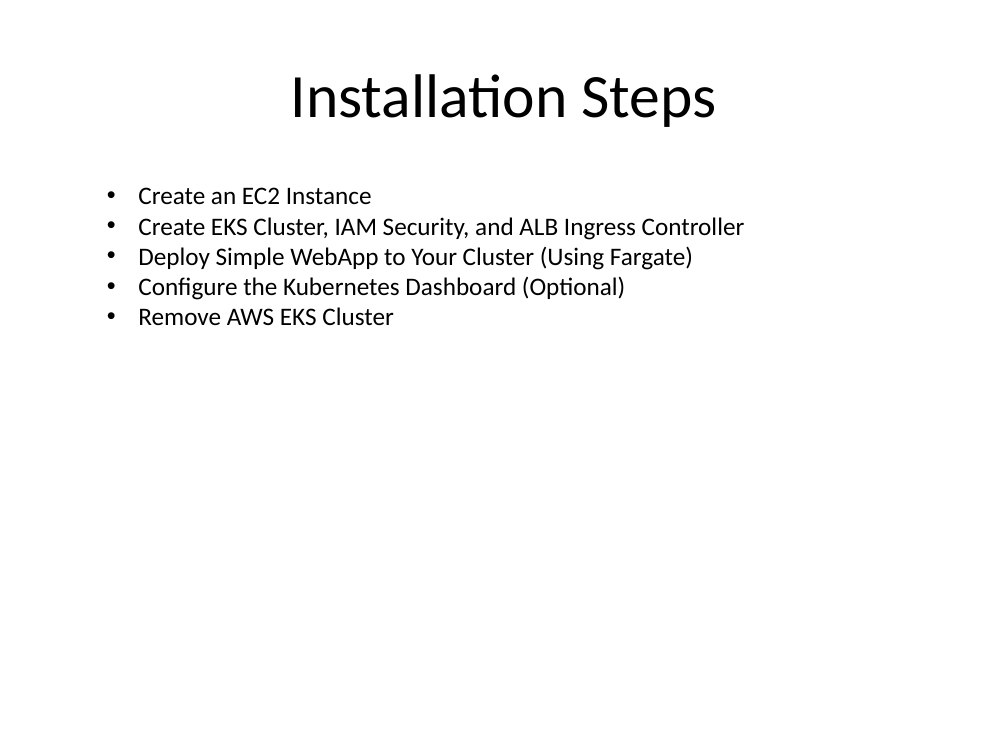
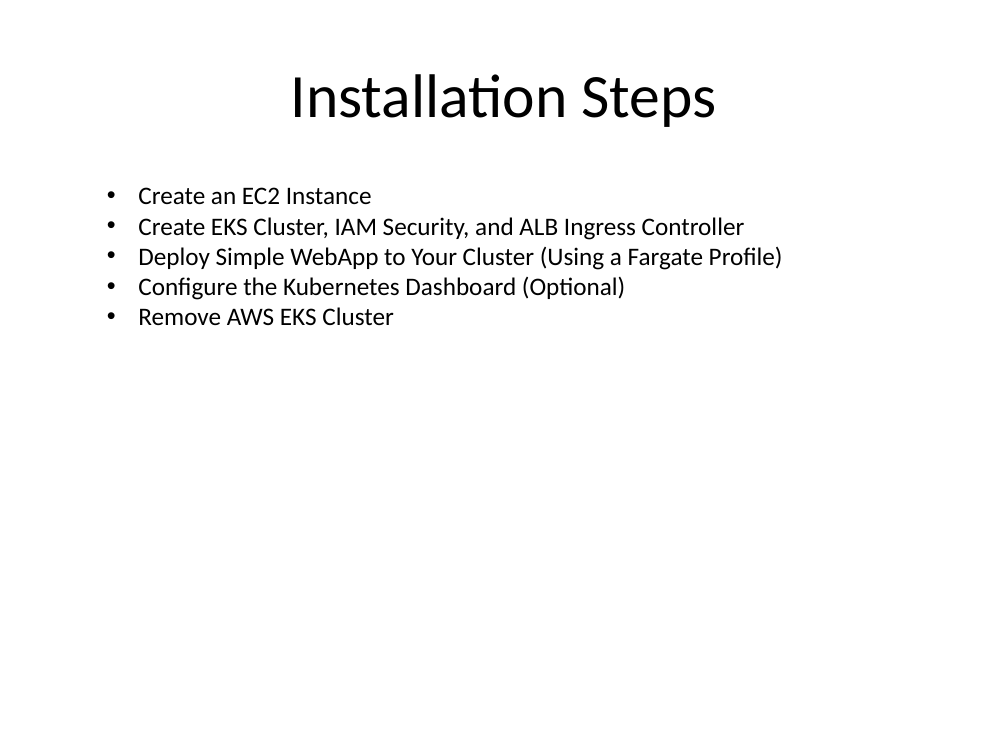
Before and after one commit to kskalvar/aws-eks-cluster-fargate-quickstart, a slide deck: slide 7 of slides/AWS-EKS-Cluster-Fargate-Quickstart.pptx. Drawn at 1008x756 pixels with LibreOffice and Linux fonts; fonts in the diff are those of the drawing; background and template pictures are left out. Boxes give left, top, right and bottom in pixels: in the first picture for what was removed or moved away, otherwise in the second. Text is boxed around its words. In the diff, an @@ line names an element or a change of style, - is before the commit and + after.

```diff
--- a/slides/AWS-EKS-Cluster-Fargate-Quickstart.pptx
+++ b/slides/AWS-EKS-Cluster-Fargate-Quickstart.pptx
@@ text at bbox=[138, 247, 783, 270]: text changed @@
-• Deploy Simple WebApp to Your Cluster (Using Fargate)
+• Deploy Simple WebApp to Your Cluster (Using a Fargate Profile)
```
Also in this commit, not shown: 7 other slides changed.
